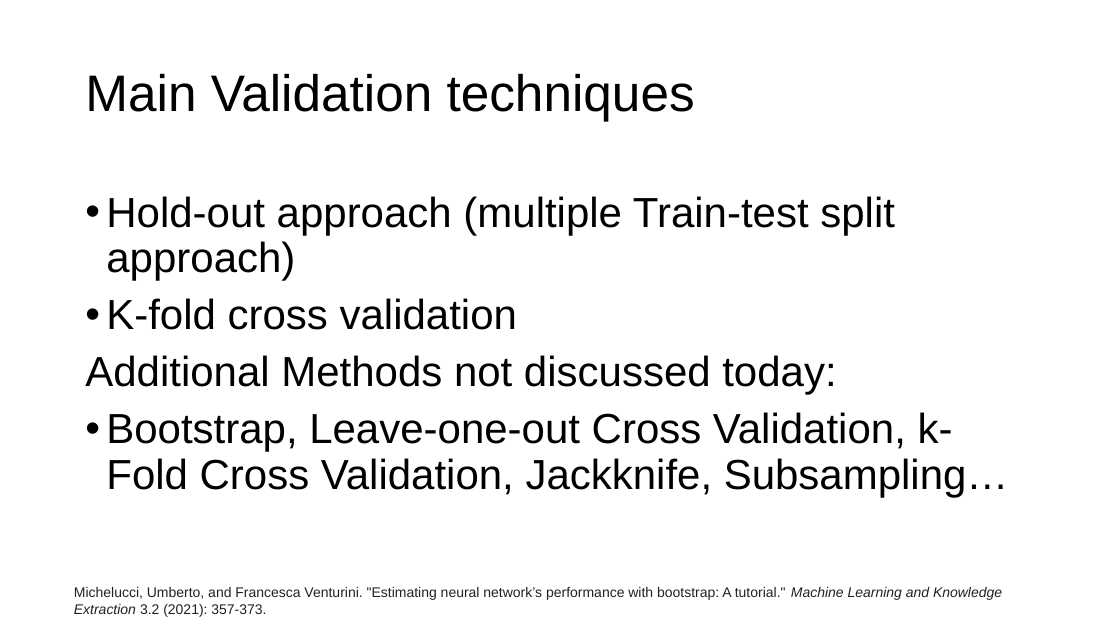
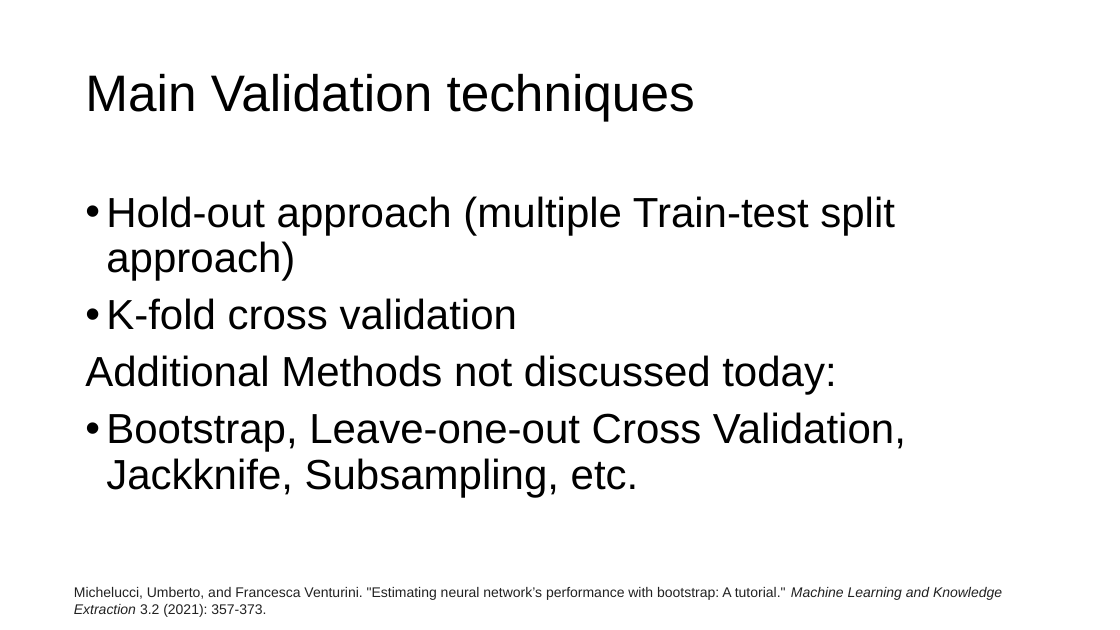
Before and after one commit to toelt-llc/MSCA-ITN-PARENT, a slide deck: slide 19 of DETERMINED2022/Introduction to model validation and unbalanced datasets/DETERMINED2022-toelt-Model_Validation_lecture_michelucci.pptx (slide 18 before the commit). Drawn at 1120x630 pixels with LibreOffice and Linux fonts; fonts in the diff are those of the drawing; background and template pictures are left out. Boxes give left, top, right and bottom in pixels: in the first picture for what was removed or moved away, otherwise in the second. Text is boxed around its words. In the diff, an @@ line names an element or a change of style, - is before the commit and + after.

Commit message:
updated validation presentation

```diff
--- a/DETERMINED2022/Introduction to model validation and unbalanced datasets/DETERMINED2022-toelt-Model_Validation_lecture_michelucci.pptx
+++ b/DETERMINED2022/Introduction to model validation and unbalanced datasets/DETERMINED2022-toelt-Model_Validation_lecture_michelucci.pptx
@@ text at bbox=[106, 412, 906, 497]: text changed @@
-• Bootstrap, Leave-one-out Cross Validation, k-Fold Cross Validation, Jackknife, Subsampling…
+• Bootstrap, Leave-one-out Cross Validation, Jackknife, Subsampling, etc.
```
Also in this commit, not shown: 5 other slides changed, 4 slides added, 3 slides removed, 3 other files.
